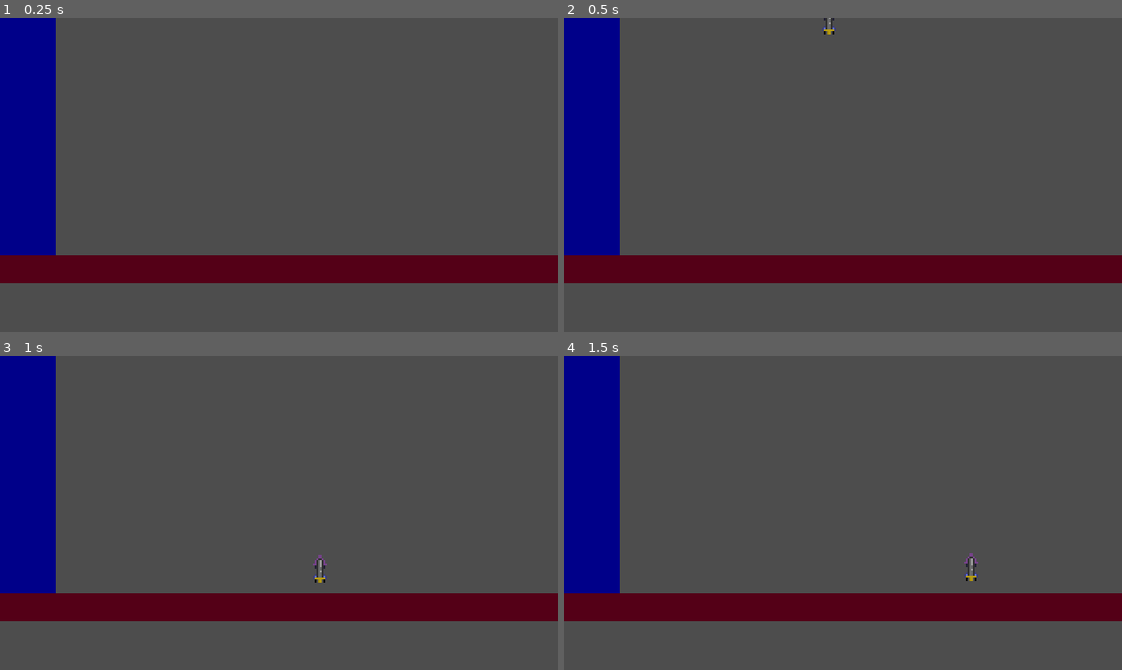
Above: before the commit, frames 1-4 (two rows, left to right).
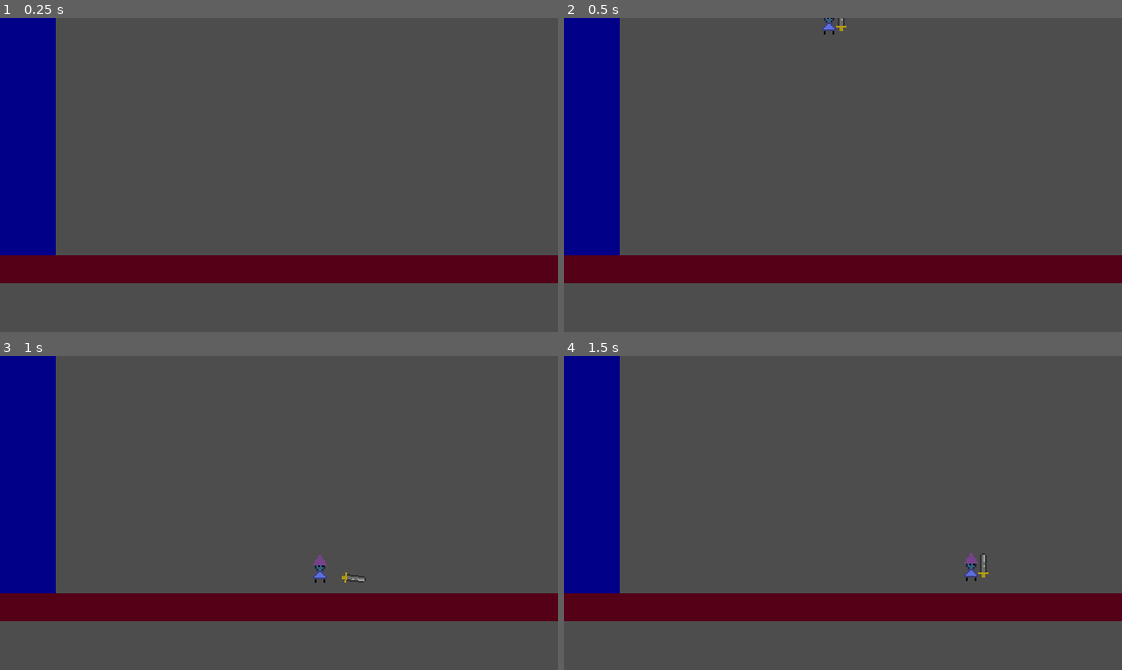
Above: after the commit, the same moments.

Repository: Vetle-Dyngeland/godot_platformer
Game: Godot game, scene res://scenes/world.tscn
Two runs of this game, one before a commit and one after it. Both use one fixed random seed, a clock stepped at 60 frames per second and the inputs below.
Inputs:
- Up to frame 1 (0.25 s): no input
- Up to frame 2 (0.5 s): no input
- Up to frame 3 (1 s): tap Enter at 0.5 s; hold Right (move_right) from 0.53 s (still down); tap X (attack) at 0.6 s; tap C (jump) at 0.77, 0.8 s
- Up to frame 4 (1.5 s): keep holding Right (move_right); tap C (jump) at 1.07, 1.35 s

Frame 1 is identical in both runs. In frame 2, 0.1% of the frame differs, in the area x 46-51%, y 0-6%; in frame 3, 0.2%, in the area x 56-66%, y 64-73%; in frame 4, 0.2%.

Commit message:
weapon stuffs

Diff:
--- a/scenes/player.tscn
+++ b/scenes/player.tscn
@@ -1,8 +1,7 @@
-[gd_scene load_steps=5 format=3 uid="uid://by85b6trln3hu"]
+[gd_scene load_steps=4 format=3 uid="uid://by85b6trln3hu"]
 
 [ext_resource type="Script" path="res://scripts/player/player.gd" id="1_a725r"]
 [ext_resource type="Texture2D" uid="uid://1nlj5cybuxvr" path="res://imports/sprites/test.png" id="2_u5wcy"]
-[ext_resource type="PackedScene" uid="uid://cxn4cc1nfeqgy" path="res://scenes/sword.tscn" id="3_2tw83"]
 
 [sub_resource type="RectangleShape2D" id="RectangleShape2D_eoy61"]
 size = Vector2(6, 14)
@@ -30,11 +29,7 @@
 [node name="Sprite" type="Sprite2D" parent="."]
 texture = ExtResource("2_u5wcy")
 
-[node name="Sword" parent="Sprite" instance=ExtResource("3_2tw83")]
-damage = null
-attack_rate = null
-keep_attacking_while_held = null
-metadata/_edit_group_ = true
+[node name="Weapon Holder" type="Node2D" parent="Sprite"]
 
 [node name="Collider" type="CollisionShape2D" parent="."]
 position = Vector2(0, 1)
--- a/scenes/sword.tscn
+++ b/scenes/sword.tscn
@@ -3,92 +3,74 @@
 [ext_resource type="Texture2D" uid="uid://dx4b2eo1fdjbv" path="res://imports/sprites/sword_test.png" id="1_b7ve0"]
 [ext_resource type="Script" path="res://scripts/weapons/melee.gd" id="2_bgwyc"]
 
-[sub_resource type="Animation" id="Animation_j01aw"]
-resource_name = "attack'"
-tracks/0/type = "bezier"
+[sub_resource type="Animation" id="Animation_g3ybh"]
+length = 0.001
+step = 0.05
+tracks/0/type = "value"
 tracks/0/imported = false
 tracks/0/enabled = true
-tracks/0/path = NodePath(".:rotation")
+tracks/0/path = NodePath(".:position")
 tracks/0/interp = 1
 tracks/0/loop_wrap = true
 tracks/0/keys = {
-"handle_modes": PackedInt32Array(0, 0),
-"points": PackedFloat32Array(0, 0, 0, 0, 0, -1, 0, 0, 0, 0),
-"times": PackedFloat32Array(0, 0.097694)
+"times": PackedFloat32Array(0),
+"transitions": PackedFloat32Array(1),
+"update": 0,
+"values": [Vector2(0, 0)]
 }
-tracks/1/type = "bezier"
+tracks/1/type = "value"
 tracks/1/imported = false
 tracks/1/enabled = true
-tracks/1/path = NodePath(".:position:x")
+tracks/1/path = NodePath(".:rotation")
 tracks/1/interp = 1
 tracks/1/loop_wrap = true
 tracks/1/keys = {
-"handle_modes": PackedInt32Array(),
-"points": PackedFloat32Array(),
-"times": PackedFloat32Array()
-}
-tracks/2/type = "bezier"
-tracks/2/imported = false
-tracks/2/enabled = true
-tracks/2/path = NodePath(".:position:y")
-tracks/2/interp = 1
-tracks/2/loop_wrap = true
-tracks/2/keys = {
-"handle_modes": PackedInt32Array(0, 0, 0, 0),
-"points": PackedFloat32Array(3, -0.25, 0, 0.25, 0, 10, 0, 0, 0, 0, 12, -0.325, 0, 0.25, 0, 3, -0.25, 0, 0.25, 0),
-"times": PackedFloat32Array(-0.0316707, -0.017295, 0.017295, 0.121065)
+"times": PackedFloat32Array(0),
+"transitions": PackedFloat32Array(1),
+"update": 0,
+"values": [0.0]
 }
 
-[sub_resource type="Animation" id="Animation_vtf83"]
-length = 0.001
-tracks/0/type = "bezier"
+[sub_resource type="Animation" id="Animation_fjmy3"]
+resource_name = "attack"
+length = 0.8
+step = 0.05
+tracks/0/type = "value"
 tracks/0/imported = false
 tracks/0/enabled = true
-tracks/0/path = NodePath(".:rotation")
+tracks/0/path = NodePath(".:position")
 tracks/0/interp = 1
 tracks/0/loop_wrap = true
 tracks/0/keys = {
-"handle_modes": PackedInt32Array(0),
-"points": PackedFloat32Array(0, -0.25, 0, 0.25, 0),
-"times": PackedFloat32Array(0)
+"times": PackedFloat32Array(0, 0.15, 0.25, 0.4, 0.55, 0.8),
+"transitions": PackedFloat32Array(1, 1, 1, 3.11743, 1, 1),
+"update": 0,
+"values": [Vector2(0, 0), Vector2(-4, -12), Vector2(12, -2), Vector2(14, 7), Vector2(14, 8), Vector2(0, 0)]
 }
-tracks/1/type = "bezier"
+tracks/1/type = "value"
 tracks/1/imported = false
 tracks/1/enabled = true
-tracks/1/path = NodePath(".:position:x")
+tracks/1/path = NodePath(".:rotation")
 tracks/1/interp = 1
 tracks/1/loop_wrap = true
 tracks/1/keys = {
-"handle_modes": PackedInt32Array(0),
-"points": PackedFloat32Array(0, -0.25, 0, 0.25, 0),
-"times": PackedFloat32Array(0)
-}
-tracks/2/type = "bezier"
-tracks/2/imported = false
-tracks/2/enabled = true
-tracks/2/path = NodePath(".:position:y")
-tracks/2/interp = 1
-tracks/2/loop_wrap = true
-tracks/2/keys = {
-"handle_modes": PackedInt32Array(0),
-"points": PackedFloat32Array(0, -0.25, 0, 0.25, 0),
-"times": PackedFloat32Array(0)
+"times": PackedFloat32Array(0, 0.15, 0.4, 0.55, 0.8),
+"transitions": PackedFloat32Array(1, 1, 0.25, 1, 1),
+"update": 0,
+"values": [0.0, -1.23522, 2.45044, 1.74533, 0.0]
 }
 
-[sub_resource type="AnimationLibrary" id="AnimationLibrary_yrsmw"]
+[sub_resource type="AnimationLibrary" id="AnimationLibrary_qh38j"]
 _data = {
-"RESET": SubResource("Animation_vtf83"),
-"attack": SubResource("Animation_j01aw")
+"RESET": SubResource("Animation_g3ybh"),
+"sword_attack": SubResource("Animation_fjmy3")
 }
 
 [node name="Sword" type="Sprite2D"]
 texture = ExtResource("1_b7ve0")
 script = ExtResource("2_bgwyc")
-damage = null
-attack_rate = null
-keep_attacking_while_held = null
 
-[node name="AnimationPlayer" type="AnimationPlayer" parent="."]
+[node name="Animation" type="AnimationPlayer" parent="."]
 libraries = {
-"": SubResource("AnimationLibrary_yrsmw")
+"weapons": SubResource("AnimationLibrary_qh38j")
 }
--- a/scenes/world.tscn
+++ b/scenes/world.tscn
@@ -30,19 +30,3 @@
 
 [node name="Player" parent="." instance=ExtResource("1_xo1u8")]
 position = Vector2(152, 0)
-max_speed = null
-acceleration_force = null
-decceleration_force = null
-air_control_multi = null
-air_friction_multi = null
-max_speed_friction_multi = null
-turnaround_multi = null
-max_speed_acceleration_divi = null
-jump_force = null
-walljump_force = null
-jump_release_multi = null
-coyote_time = null
-jump_buffer_time = null
-held_down_gravity_multi = null
-terminal_fall_velocity = null
-held_down_fall_velocity_multi = null
--- a/scripts/player/player.gd
+++ b/scripts/player/player.gd
@@ -71,7 +71,7 @@
         sprite,
     )
 
-    weapons = WeaponHolder.new()
+    weapons = WeaponHolder.new($"./Sprite/Weapon Holder")
 
 
 func _process(_delta: float) -> void:
--- a/scripts/player/weapons.gd
+++ b/scripts/player/weapons.gd
@@ -1,14 +1,27 @@
 class_name WeaponHolder
 
-var _inventory := []
-var _held_weapon_index: int
+var holder: Node
 
+var _inventory := [preload("res://scenes/sword.tscn")]
+var _held_weapon_index: int = 0
 
-func _init() -> void:
-    pass
+var _current
+
+func _init(holder_: Node) -> void:
+    holder = holder_
 
 # Input is of type InputAction, defined in player/input.gd
 func update(input):
     # If not holding a weapon, don't update anything
-    if !_held_weapon_index: return
-    _inventory[_held_weapon_index].update(input)
+    if !_held_weapon_index && _held_weapon_index != 0: return
+    if !_current:
+        swap_weapon(_held_weapon_index)
+
+    _current.update(input)
+
+func swap_weapon(new_index: int):
+    _held_weapon_index = new_index
+
+    _current = _inventory[_held_weapon_index].instantiate()
+    holder.add_child(_current)
+    holder.position = _current.position_offset
--- a/scripts/weapons/melee.gd
+++ b/scripts/weapons/melee.gd
@@ -1,5 +1,4 @@
 class_name MeleeWeapon extends Weapon
 
 func update(input) -> void:
-    print("Melee")
     super(input)
--- a/scripts/weapons/weapon.gd
+++ b/scripts/weapons/weapon.gd
@@ -3,17 +3,43 @@
 @export var damage := 10.0
 @export var attack_rate := 2
 @export var keep_attacking_while_held := false
+@export var position_offset := Vector2(7, -2)
+
+var _anim_player: AnimationPlayer = null
 
 var attacking = false
 
 func _init():
+    #position = position_offset
     pass
 
+func _get_animation_player():
+    for child in get_children():
+        print(child)
+        if child is AnimationPlayer:
+            _anim_player = child
+            return
+
+    # If the function above did not return, it didn't get the player
+    print("Could not get animation player")
+
 func update(input) -> void:
-    if _should_attack(input): attack()
+    # For some reason, the weapon cannot find the animation player in _init()
+    if !_anim_player: _get_animation_player()
+
+    if !_anim_player.is_playing() && attacking:
+        _anim_player.speed_scale = 1
+        _anim_player.play("weapons/RESET")
+        attacking = false
+
+    if _should_attack(input):
+        attack()
 
 func _should_attack(input) -> bool:
-    return (keep_attacking_while_held && input.held()) || input.just_pressed()
+    return !attacking && ((keep_attacking_while_held && input.held()) || input.just_pressed())
 
 func attack():
     attacking = true
+    _anim_player.play("weapons/sword_attack")
+    _anim_player.speed_scale = _anim_player.current_animation_length / (1.0 / attack_rate)
+    print("Attack")
